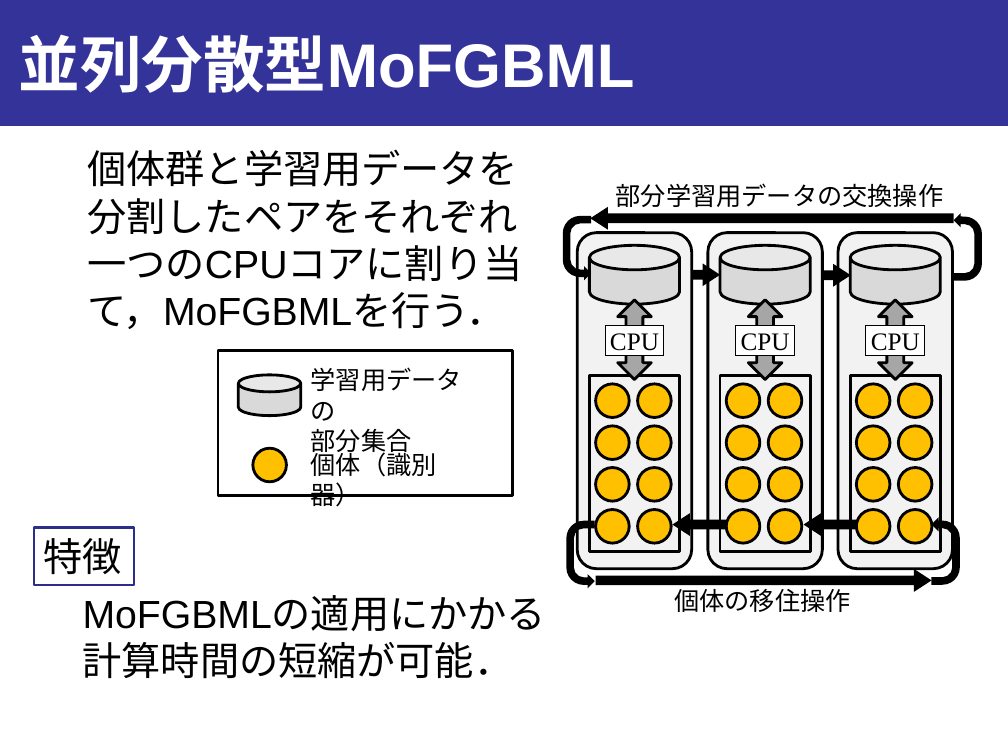
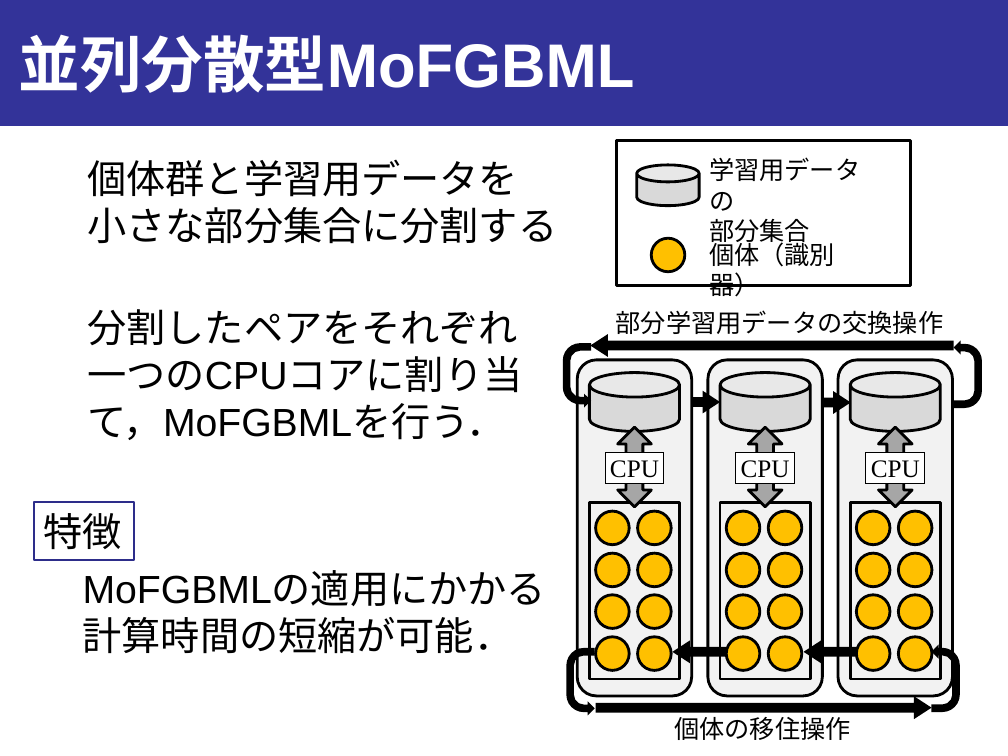
Before and after one commit to onikUone/Junior_slides, a slide deck: slide 5 of Junior_下書き.pptx. Drawn at 1008x756 pixels with LibreOffice and Linux fonts; fonts in the diff are those of the drawing. Boxes give left, top, right and bottom in pixels: in the first picture for what was removed or moved away, otherwise in the second. Text is boxed around its words. In the diff, an @@ line names an element or a change of style, - is before the commit and + after.

```diff
--- a/Junior_下書き.pptx
+++ b/Junior_下書き.pptx
@@ text at (x1=87, y1=159, x2=557, y2=440): text changed @@
-個体群と学習用データを
-分割したペアをそれぞれ
-一つのCPUコアに割り当て，MoFGBMLを行う．
+個体群と学習用データを
+小さな部分集合に分割する
+分割したペアをそれぞれ
+一つのCPUコアに割り当て，MoFGBMLを行う．
@@ 2 texts, 1 rectangle, 1 ellipse, 1 cylinder moved together from (x1=218, y1=351, x2=512, y2=507) to (x1=616, y1=140, x2=910, y2=297) @@
@@ 12 ellipses, 3 rectangles, 3 cylinders, 3 up down arrows, 2 left arrows, 1 text moved together from (x1=590, y1=245, x2=939, y2=612) to (x1=590, y1=373, x2=939, y2=740) @@
@@ 12 ellipses, 4 uturn arrows, 4 left arrows, 3 rectangles, 3 rounded rectangles, 1 text moved together from (x1=562, y1=183, x2=982, y2=588) to (x1=562, y1=310, x2=982, y2=715) @@
@@ rectangle "特徴" moved from (x1=33, y1=527, x2=134, y2=585) to (x1=33, y1=502, x2=134, y2=559) @@
@@ text "MoFGBMLの適用にかかる計算時間の短縮が可能．" moved from (x1=73, y1=585, x2=559, y2=698) to (x1=73, y1=559, x2=559, y2=672) @@
```
Also in this commit, not shown: 6 other slides changed, 4 slides added, 3 other files.
